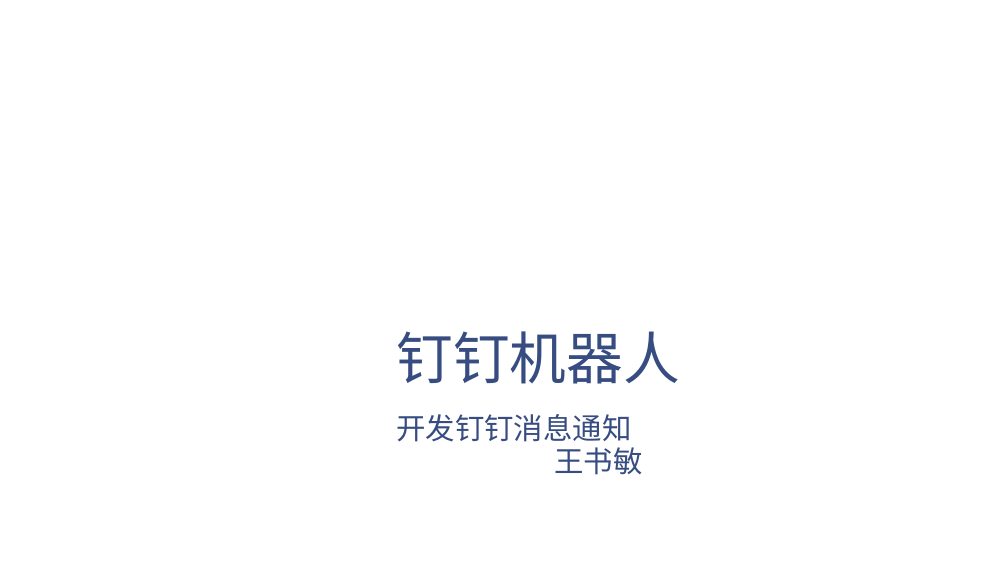
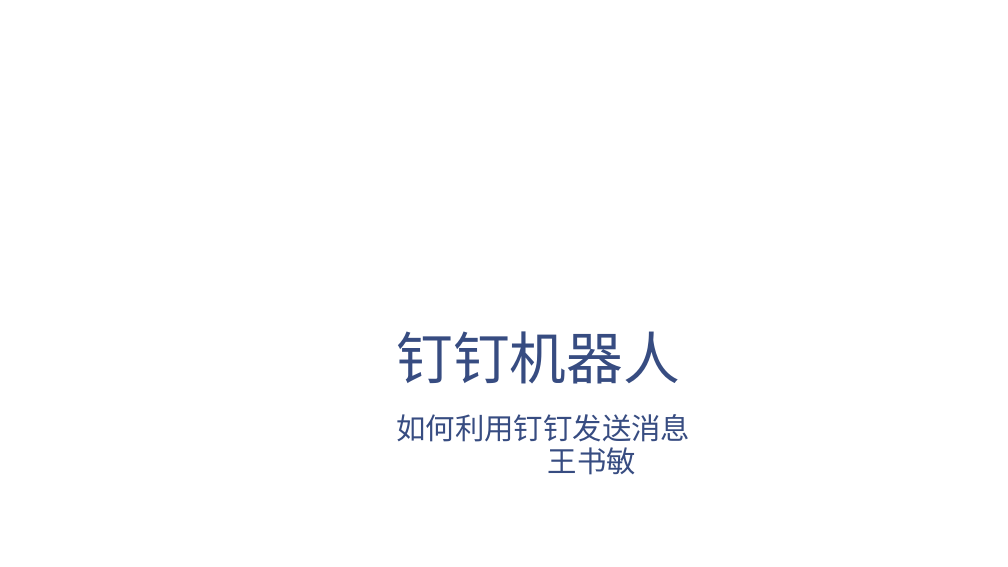
Before and after one commit to e271828182/dd_talk, a slide deck: slide 1 of 钉钉机器人.pptx. Drawn at 1008x567 pixels with LibreOffice and Linux fonts; fonts in the diff are those of the drawing; background and template pictures are left out. Boxes give left, top, right and bottom in pixels: in the first picture for what was removed or moved away, otherwise in the second. Text is boxed around its words. In the diff, an @@ line names an element or a change of style, - is before the commit and + after.

```diff
--- a/钉钉机器人.pptx
+++ b/钉钉机器人.pptx
@@ subtitle at (396, 414, 690, 442): text changed @@
-开发钉钉消息通知
+如何利用钉钉发送消息
```
Also in this commit, not shown: 1 other slide changed, 2 slides added.
